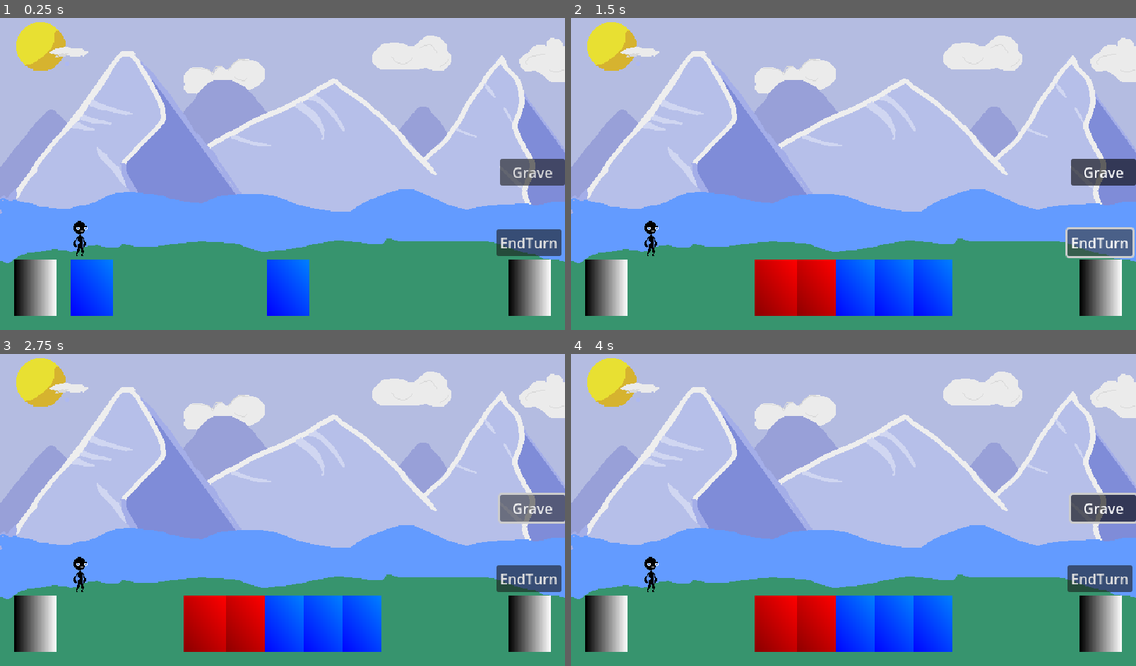
Above: before the commit, frames 1-4 (two rows, left to right).
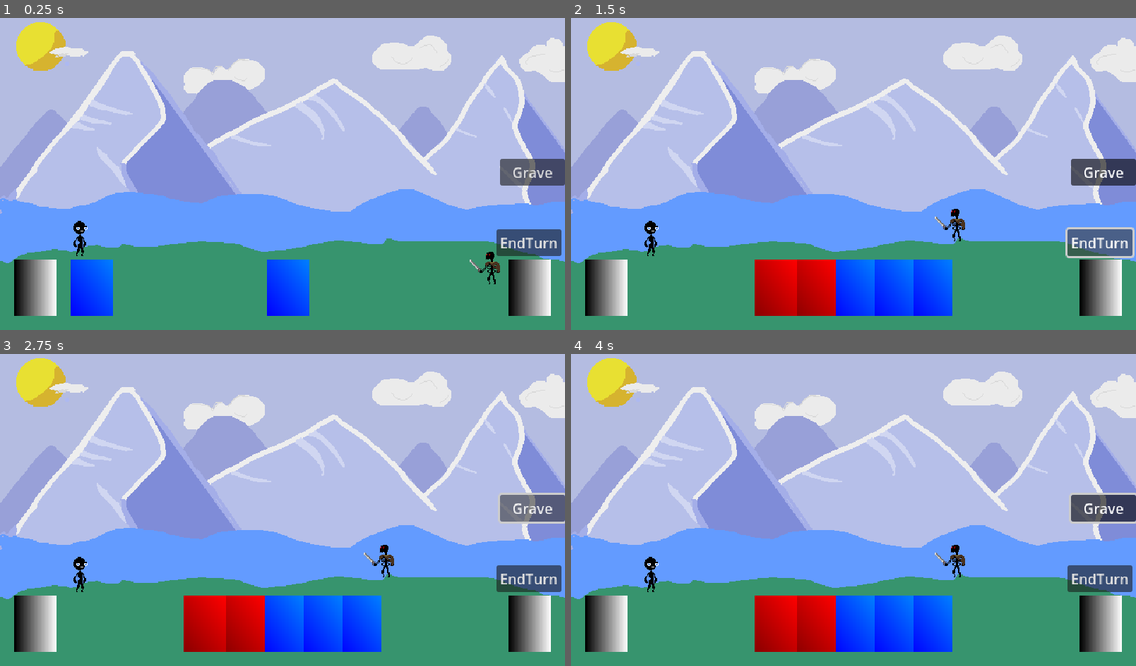
Above: after the commit, the same moments.

Repository: Morph1s/Psychopompos
Game: Godot game, scene res://scenes/encounters/battle.tscn
Same seed, same stepped clock (60 frames per second), same inputs: the game is played once before the commit and once after it. This scene is started directly instead of the project's main scene.
Inputs:
- Up to frame 1 (0.25 s): no input
- Up to frame 2 (1.5 s): click "Grave" at 0.5 s; click "EndTurn" at 1.25 s
- Up to frame 3 (2.75 s): click "Grave" at 2 s
- Up to frame 4 (4 s): click "EndTurn" at 2.75 s; click "Grave" at 3.5 s

The runs differ from the first frame. In frame 1, 0.2% of the frame differs, in the area x 83-89%, y 74-86%; in frame 2, 0.2%, in the area x 64-70%, y 61-72%; in frame 3, 0.2%; in frame 4, 0.2%.

Commit message:
feat: creating and loading a test enemy I also added a littel entering animation for the enemy closes #65

Diff:
--- /dev/null
+++ b/resources/enemies/normal_attack.tres
@@ -0,0 +1,16 @@
+[gd_resource type="Resource" script_class="EnemyAction" load_steps=5 format=3 uid="uid://ev37vnfhspoc"]
+
+[ext_resource type="Script" uid="uid://b6oq0afvg0fhl" path="res://scripts/custom_resources/action.gd" id="1_kd44m"]
+[ext_resource type="Script" uid="uid://gsab2qn21okq" path="res://scripts/custom_resources/attack.gd" id="2_cc8lm"]
+[ext_resource type="Script" uid="uid://djsgq2wlihskl" path="res://scripts/custom_resources/enemy_action.gd" id="2_lb0yl"]
+
+[sub_resource type="Resource" id="Resource_f60a5"]
+script = ExtResource("2_cc8lm")
+damage_stat = 10
+target_type = 0
+metadata/_custom_type_script = "uid://gsab2qn21okq"
+
+[resource]
+script = ExtResource("2_lb0yl")
+action_catalogue = Array[ExtResource("1_kd44m")]([SubResource("Resource_f60a5")])
+metadata/_custom_type_script = "uid://djsgq2wlihskl"
--- /dev/null
+++ b/resources/enemies/swift_attack.tres
@@ -0,0 +1,23 @@
+[gd_resource type="Resource" script_class="EnemyAction" load_steps=7 format=3 uid="uid://kfo4jefrvumr"]
+
+[ext_resource type="Script" uid="uid://b6oq0afvg0fhl" path="res://scripts/custom_resources/action.gd" id="1_sqapn"]
+[ext_resource type="Script" uid="uid://djsgq2wlihskl" path="res://scripts/custom_resources/enemy_action.gd" id="2_8o47x"]
+[ext_resource type="Script" uid="uid://gsab2qn21okq" path="res://scripts/custom_resources/attack.gd" id="2_op2l1"]
+[ext_resource type="Script" uid="uid://riw8fvdo6pdh" path="res://scripts/custom_resources/defend.gd" id="3_kxpjv"]
+
+[sub_resource type="Resource" id="Resource_g848u"]
+script = ExtResource("2_op2l1")
+damage_stat = 5
+target_type = 0
+metadata/_custom_type_script = "uid://gsab2qn21okq"
+
+[sub_resource type="Resource" id="Resource_u633v"]
+script = ExtResource("3_kxpjv")
+block_stat = 8
+target_type = 0
+metadata/_custom_type_script = "uid://riw8fvdo6pdh"
+
+[resource]
+script = ExtResource("2_8o47x")
+action_catalogue = Array[ExtResource("1_sqapn")]([SubResource("Resource_g848u"), SubResource("Resource_u633v")])
+metadata/_custom_type_script = "uid://djsgq2wlihskl"
--- /dev/null
+++ b/resources/enemies/test_enemy.tres
@@ -0,0 +1,15 @@
+[gd_resource type="Resource" script_class="EnemyStats" load_steps=6 format=3 uid="uid://cp5rxr3mp8elq"]
+
+[ext_resource type="Script" uid="uid://djsgq2wlihskl" path="res://scripts/custom_resources/enemy_action.gd" id="1_xdanq"]
+[ext_resource type="Script" uid="uid://bq170hnpyow8i" path="res://scripts/custom_resources/enemy_stats.gd" id="2_7egoo"]
+[ext_resource type="Texture2D" uid="uid://iuh6i3lik22h" path="res://assets/graphics/enemies/placeholder_enemy.png" id="2_318jf"]
+[ext_resource type="Resource" uid="uid://ev37vnfhspoc" path="res://resources/enemies/normal_attack.tres" id="2_irtgr"]
+[ext_resource type="Resource" uid="uid://kfo4jefrvumr" path="res://resources/enemies/swift_attack.tres" id="3_lbsk5"]
+
+[resource]
+script = ExtResource("2_7egoo")
+enemy_sprite = ExtResource("2_318jf")
+action_pattern = 0
+actions = Array[ExtResource("1_xdanq")]([ExtResource("2_irtgr"), ExtResource("3_lbsk5")])
+maximum_hitpoints = 20
+metadata/_custom_type_script = "uid://bq170hnpyow8i"
--- a/scenes/encounters/battle.tscn
+++ b/scenes/encounters/battle.tscn
@@ -1,8 +1,9 @@
-[gd_scene load_steps=9 format=3 uid="uid://ckurrpodkua76"]
+[gd_scene load_steps=10 format=3 uid="uid://ckurrpodkua76"]
 
 [ext_resource type="Texture2D" uid="uid://dgaagv3k6cqil" path="res://assets/graphics/background/placeholder_canvas1.png" id="1_pfikb"]
 [ext_resource type="Script" uid="uid://4s8qo2wk58lm" path="res://scripts/battle/card_handler.gd" id="2_8apll"]
 [ext_resource type="PackedScene" uid="uid://6wnlmm80st27" path="res://scenes/characters/test_character.tscn" id="2_cymlh"]
+[ext_resource type="Script" uid="uid://crlh3bv2ij6qu" path="res://scripts/battle/enemy_handler.gd" id="3_5ildr"]
 [ext_resource type="Script" uid="uid://do01jrwml771o" path="res://scripts/battle/card_ui.gd" id="4_8apll"]
 
 [sub_resource type="Gradient" id="Gradient_cymlh"]
@@ -27,6 +28,7 @@
 script = ExtResource("2_8apll")
 
 [node name="EnemyHandler" type="Node2D" parent="."]
+script = ExtResource("3_5ildr")
 
 [node name="PlayerCharacter" parent="." instance=ExtResource("2_cymlh")]
 position = Vector2(90, 260)
--- a/scenes/enemy/enemy.tscn
+++ b/scenes/enemy/enemy.tscn
@@ -4,7 +4,7 @@
 [ext_resource type="Texture2D" uid="uid://iuh6i3lik22h" path="res://assets/graphics/enemies/placeholder_enemy.png" id="2_a3pup"]
 
 [sub_resource type="RectangleShape2D" id="RectangleShape2D_40wdo"]
-size = Vector2(53, 51)
+size = Vector2(49.5, 51)
 
 [node name="Enemy" type="Area2D" groups=["enemy"]]
 script = ExtResource("1_4a83h")
@@ -15,5 +15,5 @@
 region_rect = Rect2(17, 19, 35, 38)
 
 [node name="EnemyShape" type="CollisionShape2D" parent="."]
-position = Vector2(-5.5, -6.5)
+position = Vector2(1.75, 0)
 shape = SubResource("RectangleShape2D_40wdo")
--- /dev/null
+++ b/scripts/battle/enemy_handler.gd
@@ -0,0 +1,42 @@
+extends Node2D
+
+var ENEMY = preload("res://scenes/enemy/enemy.tscn")
+var ENEMY_WIDTH: int = 40
+var ENEMY_PLACEMENT_CENTER_X: int = 430
+var SPEED: float = 0.5
+
+var enemies_stats: Array[EnemyStats]
+var enemies: Array[Enemy]
+
+var rng: RandomNumberGenerator = RandomNumberGenerator.new()
+var rng_zahl: int
+var place: Vector2
+
+func load_enemy(loading_enemies: Array[EnemyStats]) :
+	for e in loading_enemies:
+		var new_enemy: Enemy = ENEMY.instantiate() as Enemy
+		self.add_child(new_enemy)
+		new_enemy.stats = e
+		new_enemy.initialize()
+		rng_zahl = rng.randi_range(1,400)
+		new_enemy.position = Vector2(670,rng_zahl) # platziert zuffälig rechts ausser sichtweite
+		enemies.append(new_enemy)
+	place_enemy_in_scene()
+
+func place_enemy_in_scene():
+	var tween = get_tree().create_tween()
+	tween.set_parallel(true)
+	for e in enemies:
+		place = _calculate_enemie_position(e.get_index(), enemies.size())
+		tween.tween_property(e,"position",place,SPEED)
+
+func _calculate_enemie_position(index: int, enemie_count: int) -> Vector2:
+	var enemy_distance: int = ENEMY_WIDTH - round(enemie_count / 2) * 2
+	var enemy_x_position = ENEMY_PLACEMENT_CENTER_X + index * enemy_distance - enemy_distance * (enemie_count - 1) / 2
+	return Vector2(enemy_x_position, 240)
+
+
+
+func _ready() -> void:
+	enemies_stats.append(preload("res://resources/enemies/test_enemy.tres"))
+	load_enemy(enemies_stats)
--- a/scripts/enemy/enemy.gd
+++ b/scripts/enemy/enemy.gd
@@ -1,3 +1,4 @@
+class_name Enemy
 extends Area2D
 
 signal action_resolved
Not shown, removed: resources/enemies/placeholder.txt
Not shown, added: scripts/battle/enemy_handler.gd.uid
